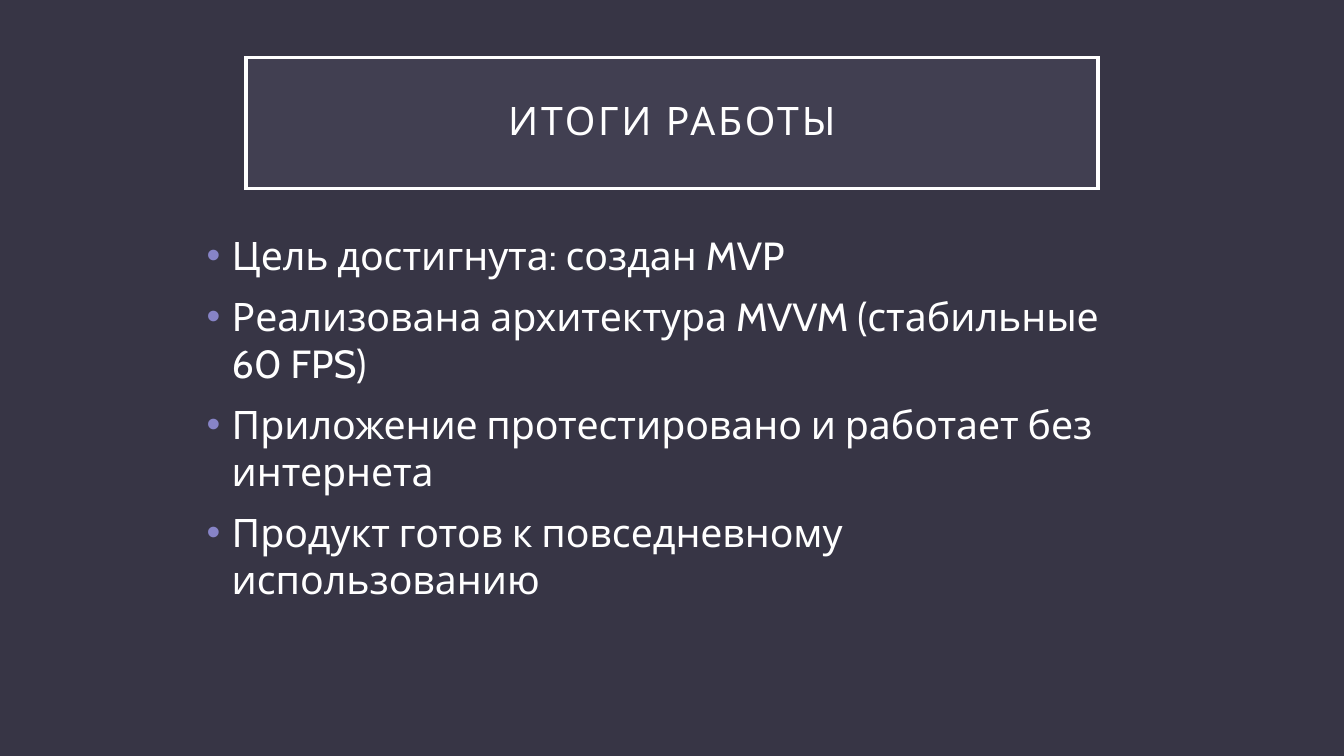
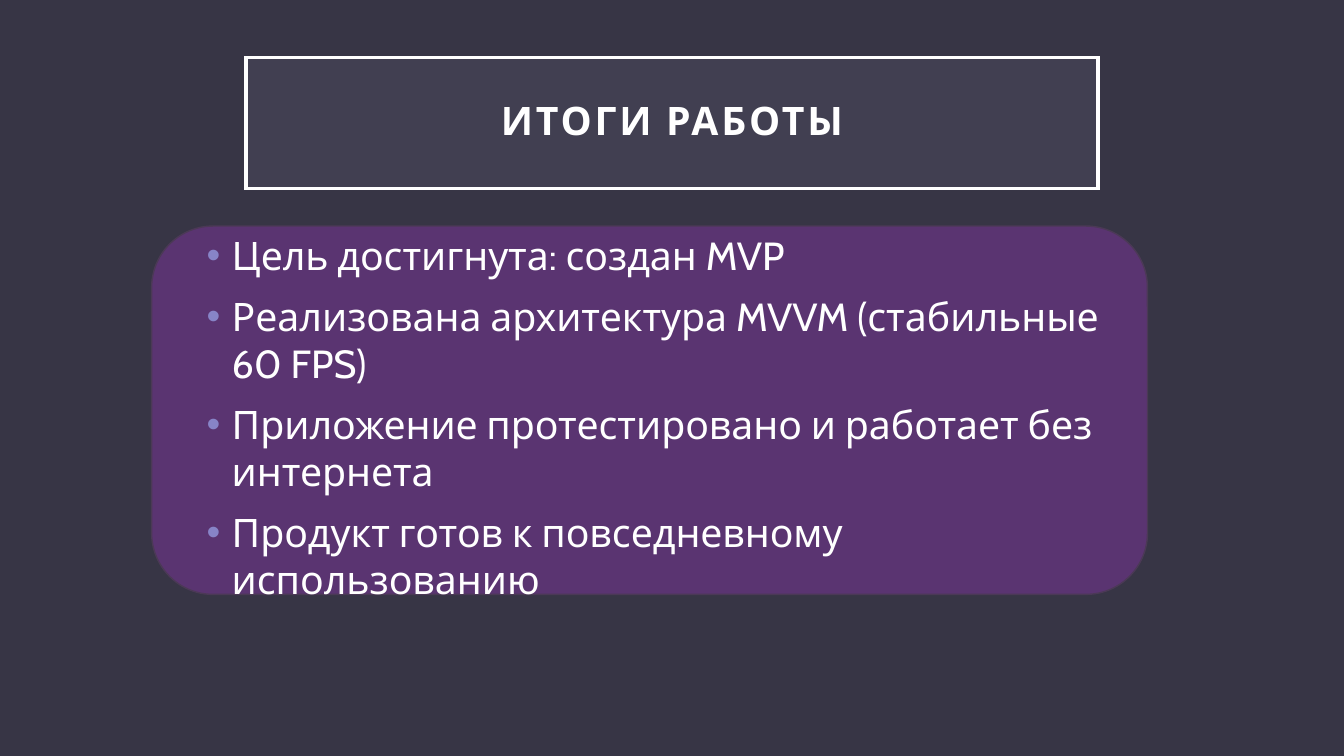
Before and after one commit to fl0k1337/qwe, a slide deck: slide 8 of Разработка мобильного приложения «ExpenseTracker».pptx. Drawn at 1344x756 pixels with LibreOffice and Linux fonts; fonts in the diff are those of the drawing. Boxes give left, top, right and bottom in pixels: in the first picture for what was removed or moved away, otherwise in the second. Text is boxed around its words. In the diff, an @@ line names an element or a change of style, - is before the commit and + after.

```diff
--- a/Разработка мобильного приложения «ExpenseTracker».pptx
+++ b/Разработка мобильного приложения «ExpenseTracker».pptx
@@ title "ИТОГИ РАБОТЫ" at (246,57,1098,189): bold on @@
@@ rounded rectangle added at (151,226,1147,594), fill #5A3471, outline #4C3A57 1 pt @@
```
Also in this commit, not shown: 8 other slides changed.
